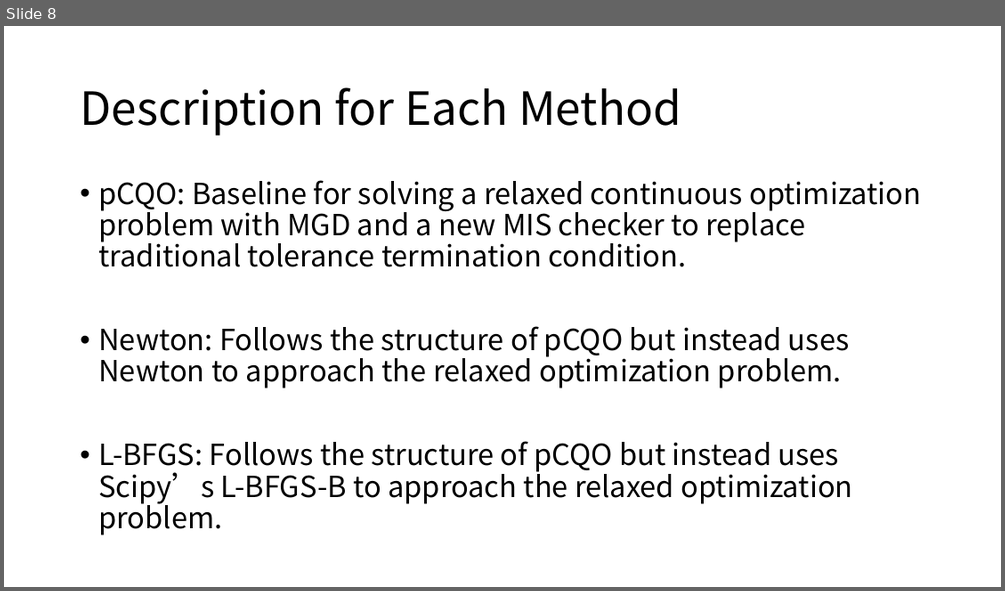
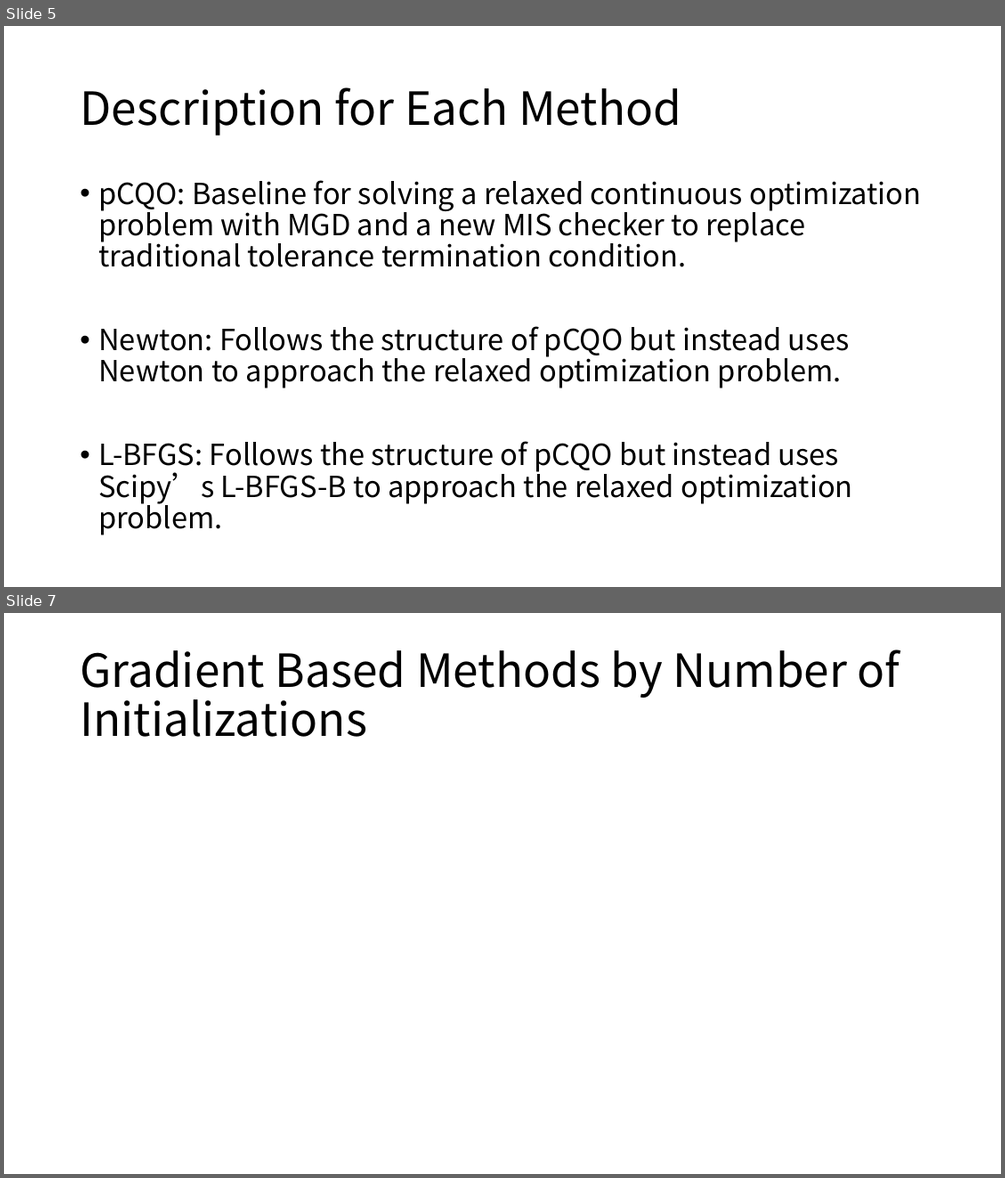
Before and after one commit to Cheng-HanHuang/ML_for_CO_DARPA, a slide deck: 0925/DARPA_Meeting_0924_Cheng.pptx. Shown one above the other, each under a label of ours: slide 8 before the commit, slides 5 and 7 after it; the slides between them are not shown. The pictures are 1005x591 and 1005x1178 pixels, drawn with LibreOffice and Linux fonts; fonts in the diff are those of the drawing; grey boxes stand for pictures. Boxes give left, top, right and bottom in pixels: in the first picture for what was removed or moved away, otherwise in the second. Text is boxed around its words. In the diff, an @@ line names an element or a change of style, - is before the commit and + after.

```diff
--- a/0925/DARPA_Meeting_0924_Cheng.pptx
+++ b/0925/DARPA_Meeting_0924_Cheng.pptx
@@ slide 7 added at (4, 613, 1001, 1174), background #FFFFFF @@
@@ title added at (80, 649, 900, 737), 44 pt, text #000000 @@
+Gradient Based Methods by Number of Initializations
@@ what was slide 8 is now slide 5 @@
```
Also in this commit, not shown: 3 slides changed, 1 slide removed, 1 other file.
